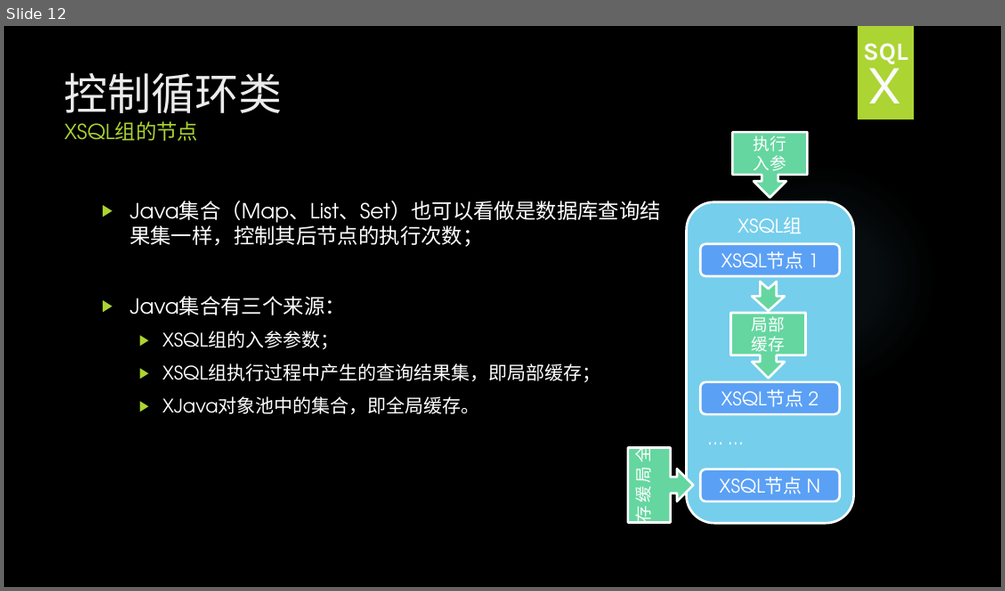
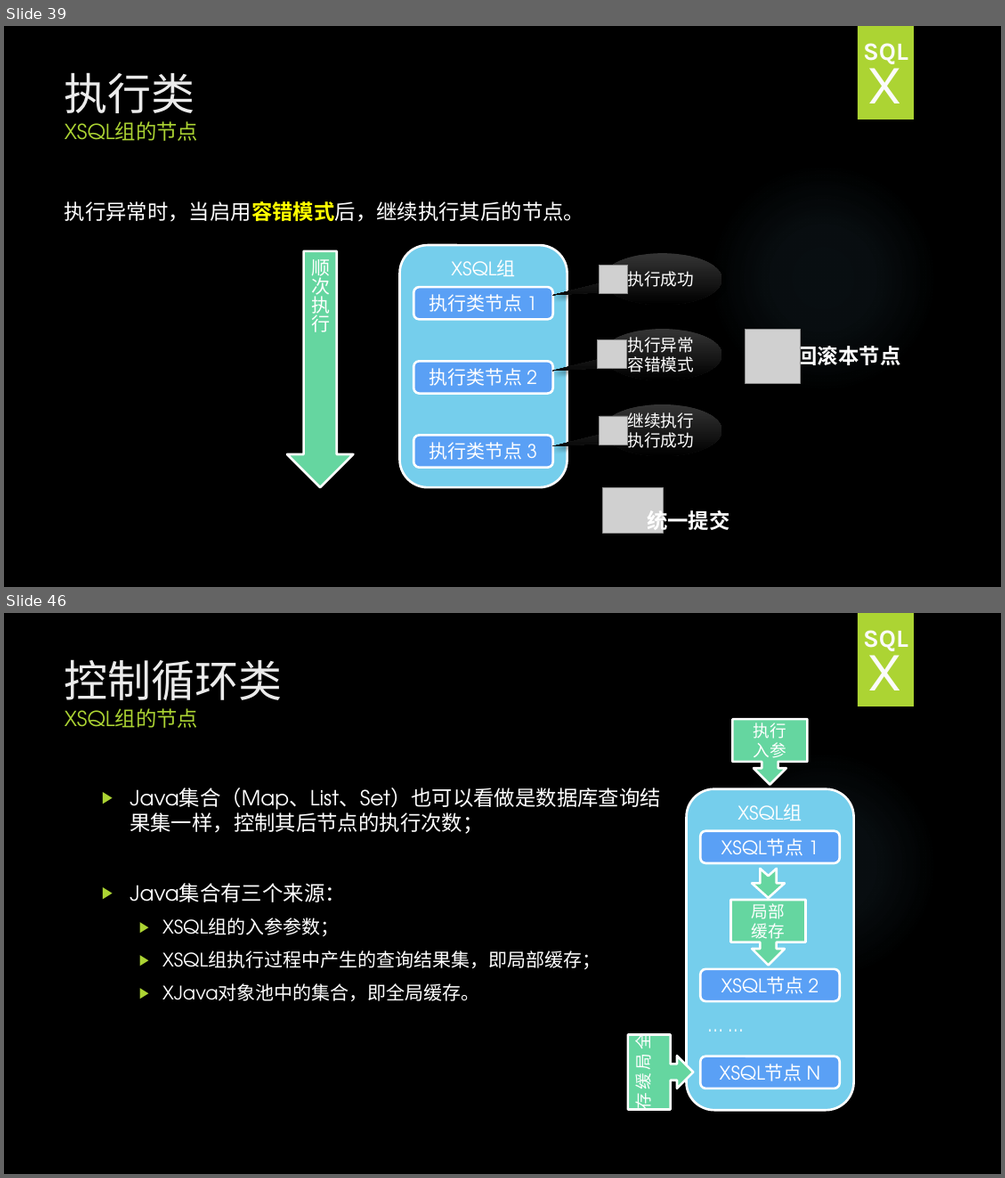
Before and after one commit to HY-ZhengWei/hy.common.XJava, a slide deck: doc/XSQLGroup技术交流.pptx. Shown one above the other, each under a label of ours: slide 12 before the commit, slides 39 and 46 after it; the slides between them are not shown. The pictures are 1005x591 and 1005x1178 pixels, drawn with LibreOffice and Linux fonts; fonts in the diff are those of the drawing; grey boxes stand for pictures; background and template pictures are left out. Boxes give left, top, right and bottom in pixels: in the first picture for what was removed or moved away, otherwise in the second. Text is boxed around its words. In the diff, an @@ line names an element or a change of style, - is before the commit and + after.

Commit message:
4.0.8
1. 完善：XSQL组的技术交流

```diff
--- a/doc/XSQLGroup技术交流.pptx
+++ b/doc/XSQLGroup技术交流.pptx
@@ slide 39 added at (4, 26, 1001, 587), background picture (left out); not listed: 2 template elements that a slide beside it also shows @@
@@ text added at (863, 43, 908, 64), 24 pt, text pattern #EBEBEB on #FBFBFB, bold @@
+SQL
@@ title added at (65, 72, 198, 141), 20 pt, text #ACD433 @@
+执行类
+XSQL组的节点
@@ text added at (867, 53, 903, 103), 54 pt, text pattern #EBEBEB on #FBFBFB @@
+X
@@ text added at (65, 201, 584, 222), 20 pt, text #FFFFFF @@
+执行异常时，当启用容错模式后，继续执行其后的节点。
@@ down arrow added at (287, 251, 354, 487), fill #65D6A0, outline #FFFFFF 2.25 pt, 18 pt, text #FFFFFF @@
+顺次执行
@@ rounded rectangle added at (399, 245, 567, 487), fill #75CEEC, outline #FFFFFF 2.25 pt, 18 pt, text #FFFFFF @@
+XSQL组
@@ picture added at (599, 265, 628, 293) @@
@@ speech bubble added at (603, 253, 722, 305), fill gradient #353535 to #000000, 16 pt, text #FFFFFF @@
+执行成功
@@ rounded rectangle added at (413, 287, 553, 319), fill #5AA0F5, outline #FFFFFF 2.25 pt, 18 pt, text #FFFFFF @@
+执行类节点 1
@@ picture added at (598, 340, 627, 370) @@
@@ speech bubble added at (603, 329, 722, 380), fill gradient #353535 to #000000, 16 pt, text #FFFFFF @@
+执行异常
+容错模式
@@ picture added at (745, 329, 800, 384) @@
@@ text added at (797, 343, 901, 370), 20 pt, text #FFFFFF, bold @@
+回滚本节点
@@ rounded rectangle added at (413, 361, 553, 394), fill #5AA0F5, outline #FFFFFF 2.25 pt, 18 pt, text #FFFFFF @@
+执行类节点 2
@@ picture added at (599, 416, 628, 444) @@
@@ speech bubble added at (603, 404, 722, 456), fill gradient #353535 to #000000, 16 pt, text #FFFFFF @@
+继续执行
+执行成功
@@ rounded rectangle added at (413, 435, 553, 467), fill #5AA0F5, outline #FFFFFF 2.25 pt, 18 pt, text #FFFFFF @@
+执行类节点 3
@@ picture added at (603, 487, 663, 533) @@
@@ text added at (647, 507, 729, 533), 20 pt, text #FFFFFF, bold @@
+统一提交
@@ what was slide 12 is now slide 46 @@
```
Also in this commit, not shown: 6 slides changed, 32 other slides added.
